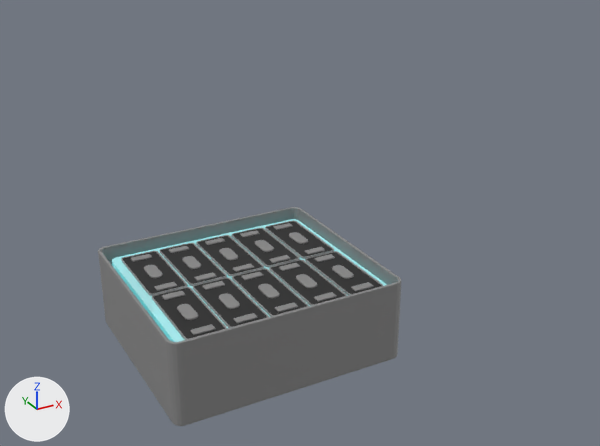
Two versions of the glTF model carmodel.glb, one commit apart.
Camera for both pictures: a camera (50 mm lens) standing at (-3.19, -6.92, 4.53) and looking at (1.03, 0.75, 0.7). Arrows for +X, +Y and +Z are at lower left; the lights stay in place. The picture after the commit comes second. Both versions are drawn at frame 144 of the action 'CubeAction'; the numbers are the values there.

Names of what the first picture shows: 'Cube', 'case', 'pack001', 'pack002', 'pack003', 'pack004', 'pack005', 'pack006', 'pack007', 'pack008', 'pack009', 'pack010'.
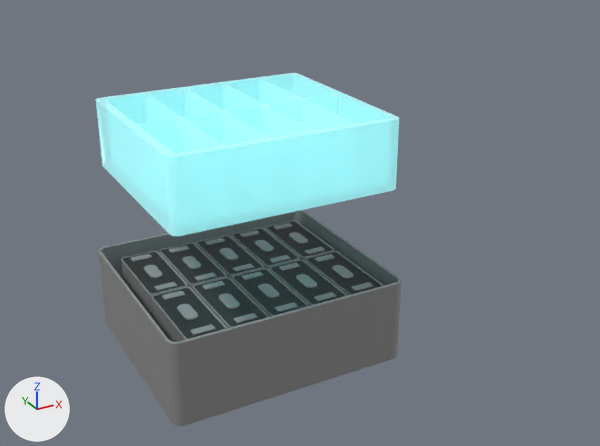
Pixel boxes [x1, y1, x2, y2] of what changed, in the pictures (600 x 446 px):
'Cube', moved: before [112, 219, 387, 342]; after [96, 73, 399, 236]

What changed in the scene script:
```text
Change ob_cube:
    ob_cube.location: (0.0, 0.0, 0.0) -> (0.0, 0.0, 1.74)
```
